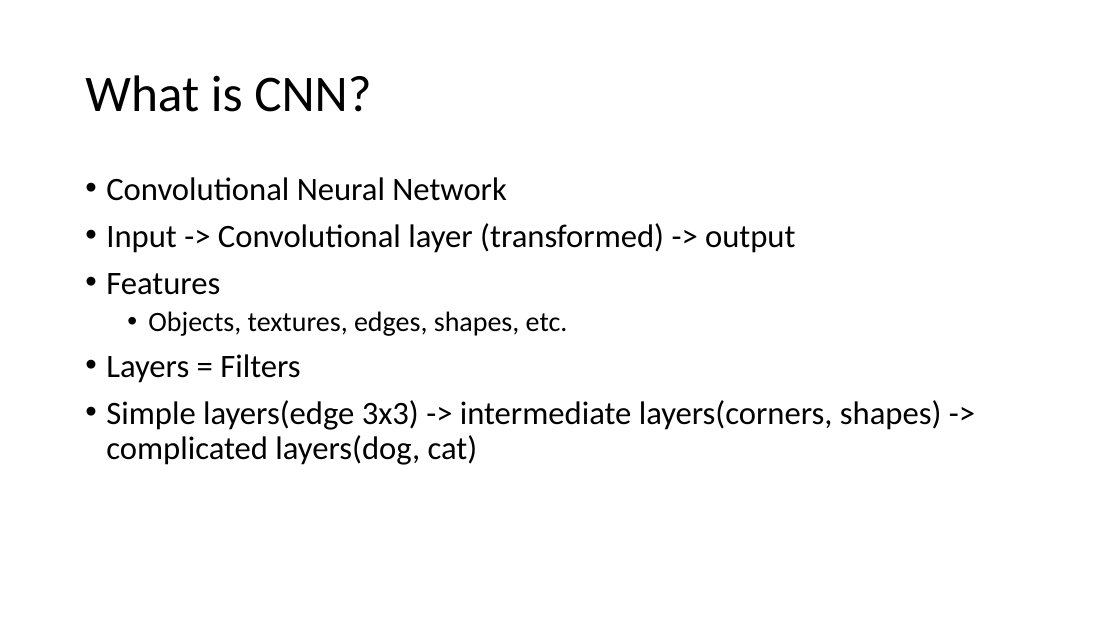
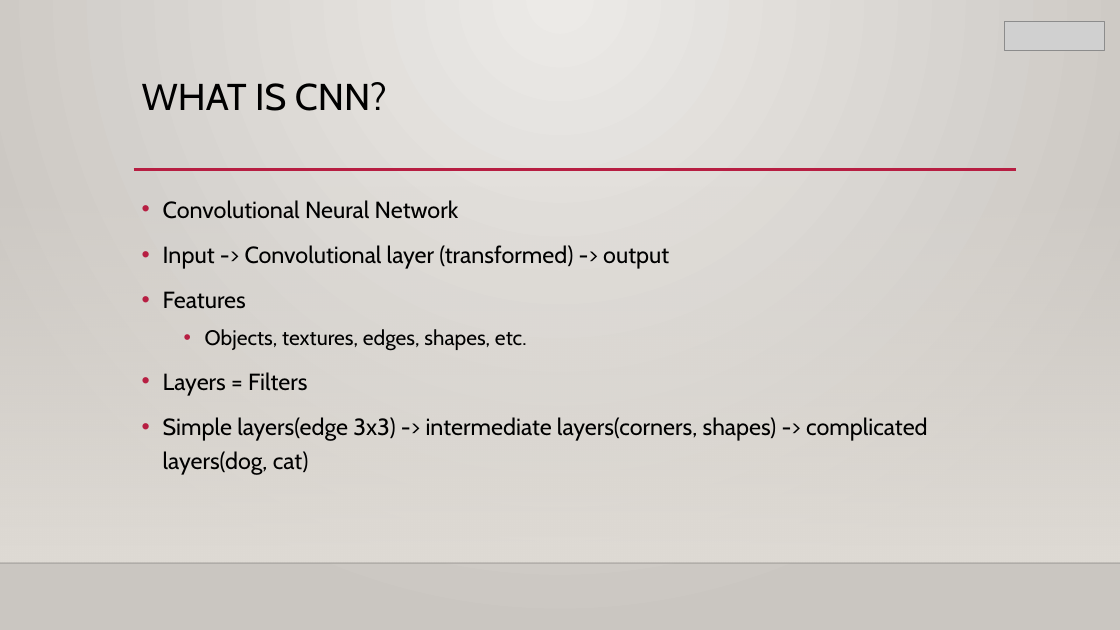
Before and after one commit to cho-minsung/multiDSP, a slide deck: slide 4 of Paper/Fast R-CNN.pptx (slide 3 before the commit). Drawn at 1120x630 pixels with LibreOffice and Linux fonts; fonts in the diff are those of the drawing; grey boxes stand for pictures; background and template pictures are left out. Boxes give left, top, right and bottom in pixels: in the first picture for what was removed or moved away, otherwise in the second. Text is boxed around its words. In the diff, an @@ line names an element or a change of style, - is before the commit and + after.

```diff
--- a/Paper/Fast R-CNN.pptx
+++ b/Paper/Fast R-CNN.pptx
@@ background #FFFFFF to gradient #ECEAE7 to #CAC7C1 @@
@@ picture added at <box>1005,21,1105,50</box> @@
@@ title "WHAT IS CNN?" at <box>142,82,387,111</box>: vertical alignment middle to top @@
@@ title at <box>142,82,387,111</box>: text changed; size 44 to 32 pt; font Calibri to Cabin @@
-What is CNN?
+WHAT IS CNN?
@@ line added from (134, 170) to (1017, 170), #B71E42 2.5 pt @@
@@ rectangle added at <box>0,186,1120,563</box>, fill gradient #DFDBD5 @@
@@ text "Convolutional Neural Network": place and size @@
-text "Convolutional Neural Network" at <box>106,177,942,465</box>
+text "Convolutional Neural Network" at <box>163,200,928,475</box>
@@ text "Convolutional Neural Network" at <box>163,200,928,475</box>: size 28 to 20 pt in "Convolutional Neural Network", "Input -> Convolutional layer (transformed) -> output", "Features", "Layers = Filters" and 1 more places; font Calibri to Cabin; size 24 to 18 pt in "Objects, textures, edges, shapes, etc."; line spacing 0.9 to 1.2 @@
@@ line added from (0, 563) to (1120, 563), #000001 1 pt @@
```
Also in this commit, not shown: 6 other slides changed, 9 slides added, 1 slide removed.
